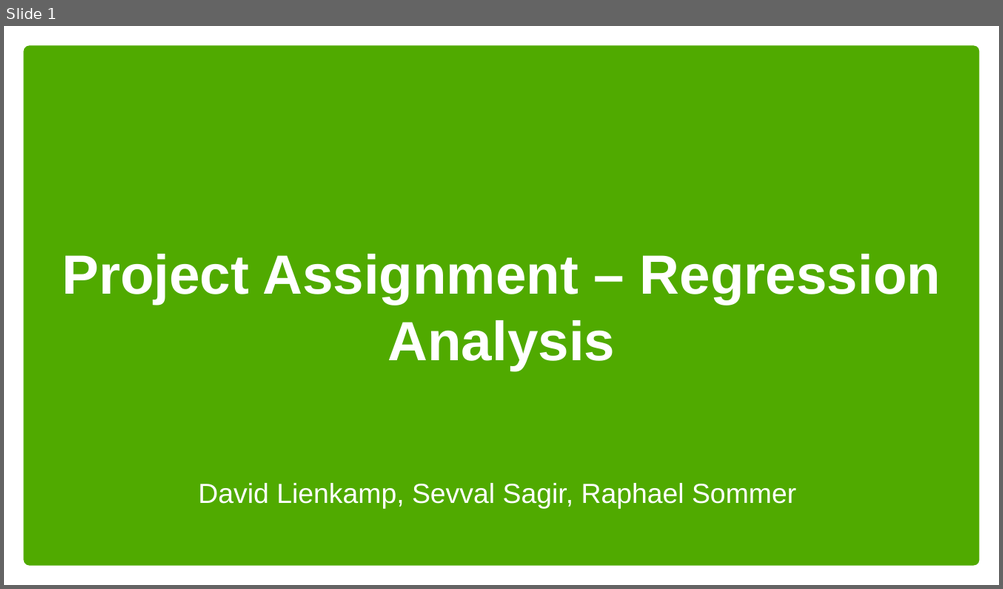
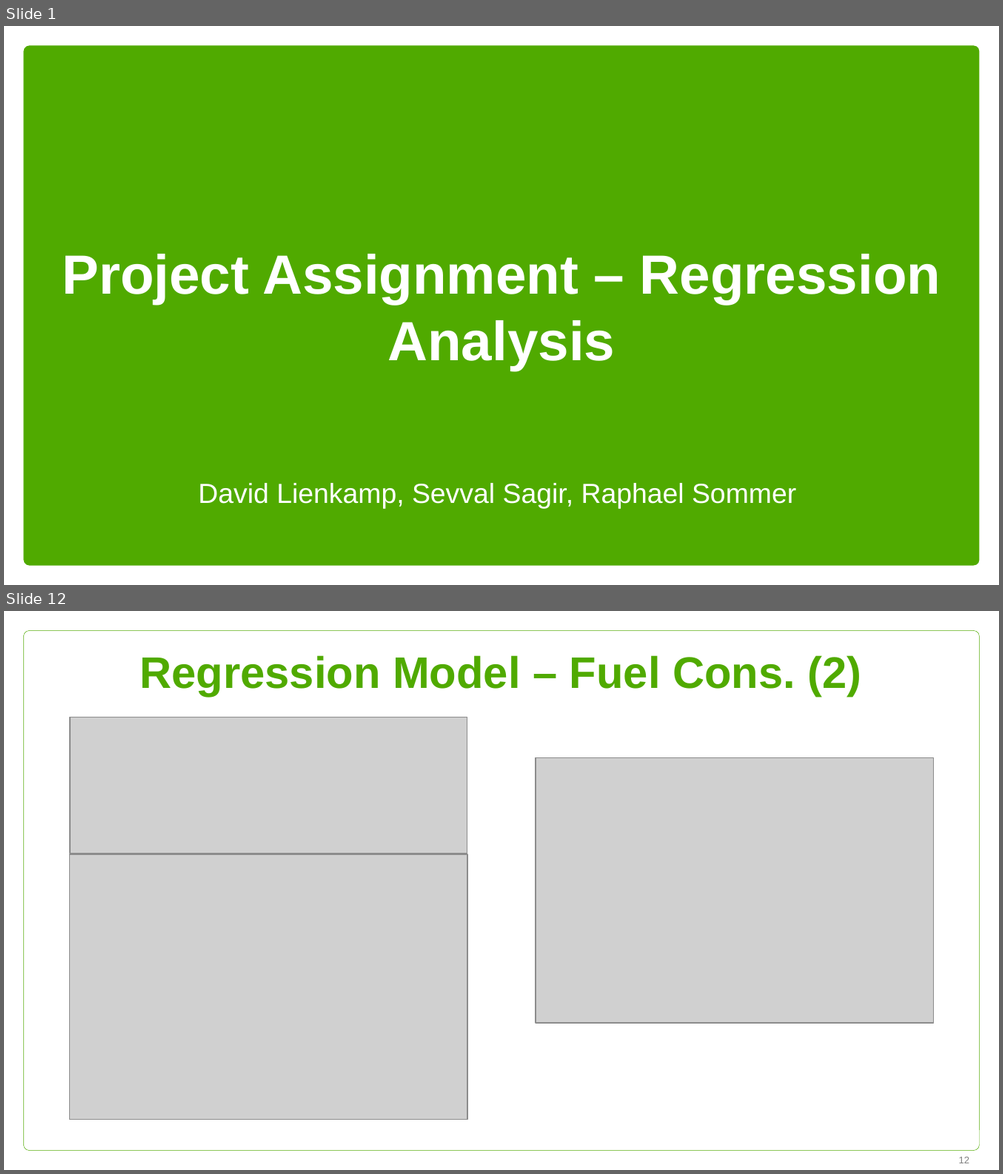
Before and after one commit to sevvalsagir/MA213B-Seminar-2, a slide deck: Project Assignment - Regression Analysis.pptx. Shown one above the other, each under a label of ours: slide 1 before the commit, slides 1 and 12 after it; the slides between them are not shown. The pictures are 1003x589 and 1003x1174 pixels, drawn with LibreOffice and Linux fonts; fonts in the diff are those of the drawing; grey boxes stand for pictures; background and template pictures are left out. Boxes give left, top, right and bottom in pixels: in the first picture for what was removed or moved away, otherwise in the second. Text is boxed around its words. In the diff, an @@ line names an element or a change of style, - is before the commit and + after.

```diff
--- a/Project Assignment - Regression Analysis.pptx
+++ b/Project Assignment - Regression Analysis.pptx
@@ slide 12 added at [4, 611, 999, 1170], background #FFFFFF @@
@@ rounded rectangle added at [24, 631, 979, 1151], outline #50AA00 0.25 pt @@
@@ title added at [139, 655, 862, 697], 32 pt, text #50AA00, bold @@
+Regression Model – Fuel Cons. (2)
@@ picture added at [70, 718, 466, 854] @@
@@ picture added at [535, 758, 933, 1024] @@
@@ picture added at [70, 854, 467, 1120] @@
@@ page number added at [959, 1157, 969, 1164], 7 pt, text #808080 @@
+12
```
Also in this commit, not shown: 2 slides changed, 14 other slides added, 8 slides removed, 3 other files.
